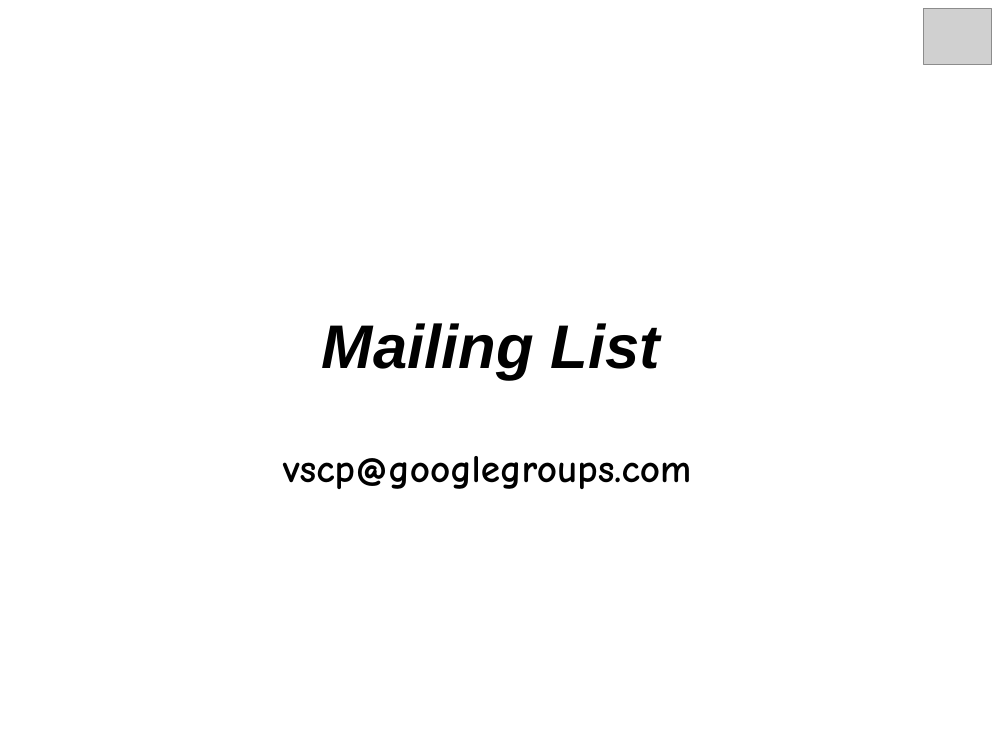
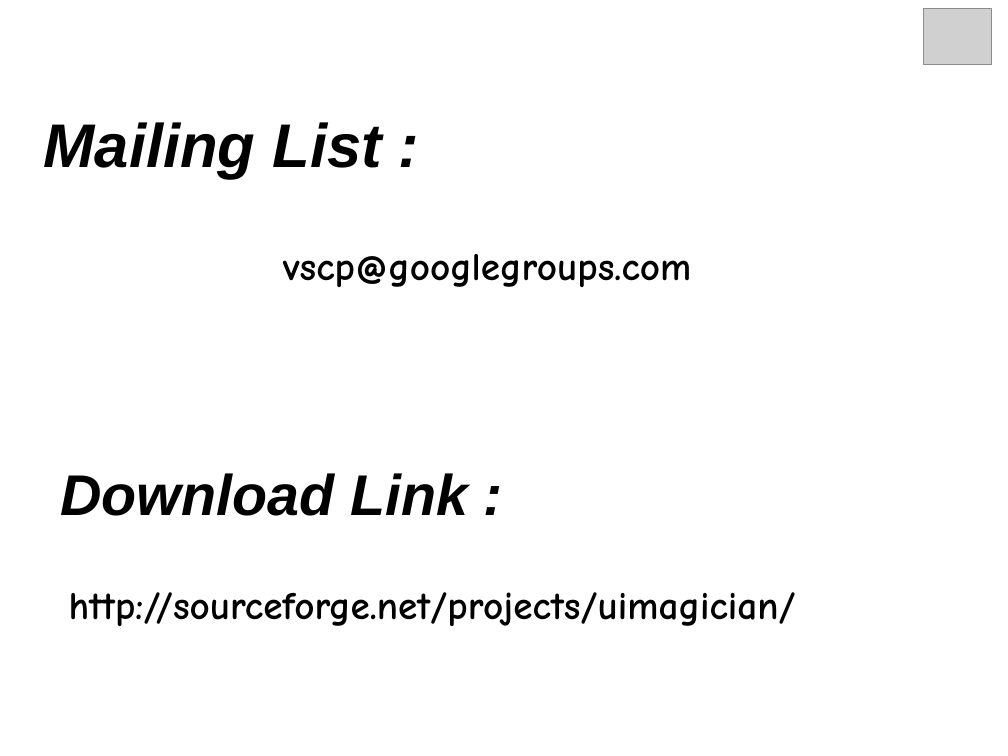
Before and after one commit to dinguluer/UiMagician, a slide deck: slide 20 of tutorials/I_UiMagician_Introduction.ppt (slide 18 before the commit). Drawn at 1008x756 pixels with LibreOffice and Linux fonts; fonts in the diff are those of the drawing; grey boxes stand for pictures; background and template pictures are left out. Boxes give left, top, right and bottom in pixels: in the first picture for what was removed or moved away, otherwise in the second. Text is boxed around its words. In the diff, an @@ line names an element or a change of style, - is before the commit and + after.

```diff
--- a/tutorials/I_UiMagician_Introduction.ppt
+++ b/tutorials/I_UiMagician_Introduction.ppt
@@ text at [43, 122, 381, 179]: text changed @@
-Mailing List
+Mailing List :
@@ text "vscp@googlegroups.com": place and size @@
-text "vscp@googlegroups.com" at [283, 456, 691, 489]
+text "vscp@googlegroups.com" at [283, 254, 691, 287]
@@ text added at [60, 473, 468, 516], 41 pt, text #000000, bold, italic @@
+Download Link :
@@ text added at [69, 592, 796, 626], 28 pt, text #000000, bold @@
+http://sourceforge.net/projects/uimagician/
```
Also in this commit, not shown: 4 slides added, 2 slides removed.
